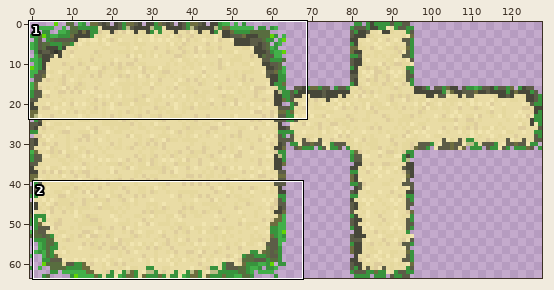
One commit to this sprite sheet: Assets/Palette/Map_Pallete/Roads/bright_road.png. Above, an overview of the earlier version with the close-up marked.
Close-up. Before the edit:
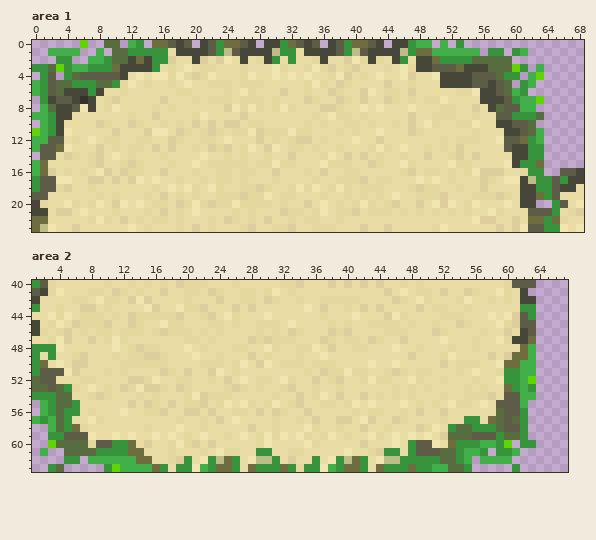
The file is 128x64 pixels. Shown: area 1: x 0..68, y 0..23; area 2: x 1..67, y 40..63.
Now the later version:
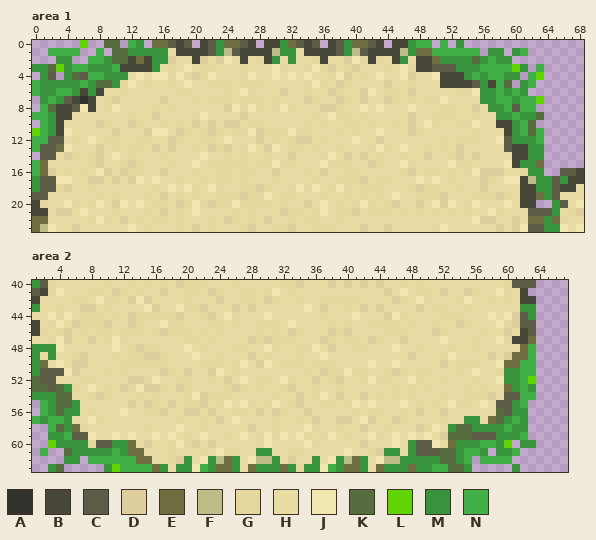
Palette (. is transparent): A #33332d  B #474739  C #5c5c47  D #decd9d  E #6d6d3f  F #bcbd87  G #e5d89e  H #e9dca5  J #f1e5b0  K #586d3f  L #61d504  M #38933d  N #42b049
Changes in this commit:
Area 1:
The author changed colour B to colour M in row 3 at x 54 to 55; in row 4 at x 11 and 54; in row 6 at x 5 and 56 to 57; in row 7 at x 56 to 57; in row 8 at x 57; in row 11 at x 60.
The author changed colour C to colour M in row 4 at x 9 to 10 and 56; in row 5 at x 2 and 56; in row 6 at x 2; in row 7 at x 3; in row 9 at x 58 to 59; in row 10 at x 60.
The author changed colour C to colour M in row 12 at x 60.
The author changed colour E to colour M in row 3 at x 53; in row 12 at x 61.
The author changed colour K to colour M in row 2 at x 56 and 58 to 59; in row 5 at x 3 to 4; in row 6 at x 59; in row 8 at x 58.
The author changed colour B to colour N in row 3 at x 56; in row 6 at x 4; in row 7 at x 2 and 58.
The author changed colour C to colour N in row 4 at x 7 to 8, 55 and 57; in rows 5 to 6 at x 58; in rows 7 to 8 at x 59; in rows 10 to 11 at x 61.
The author changed colour E to colour N in row 3 at x 10.
The author changed colour K to colour N in row 2 at x 57; in row 3 at x 57 to 59; in row 4 at x 58; in row 6 at x 3.
The author changed colour M to colour N in row 5 at x 6; in row 9 at x 60.
Area 2:
The author changed colour C to colour M in rows 55 to 56 at x 61; in row 57 at x 60; in row 58 at x 61.
The author changed colour K to colour M in row 58 at x 59; in row 59 at x 60 to 61; in row 60 at x 4 to 7; in row 61 at x 6 to 8.
The author changed colour C to colour N in row 58 at x 60; in row 59 at x 5.
The author changed colour K to colour N in row 57 at x 4 and 61.
The author changed colour M to colour N in row 59 at x 62; in row 61 at x 11.
Changed places in both close-ups, as pixel boxes (x1, y1, x2, y2):
changed: (456, 56, 528, 144)
changed: (48, 64, 128, 104)
changed: (496, 400, 528, 440)
changed: (56, 416, 120, 456)
